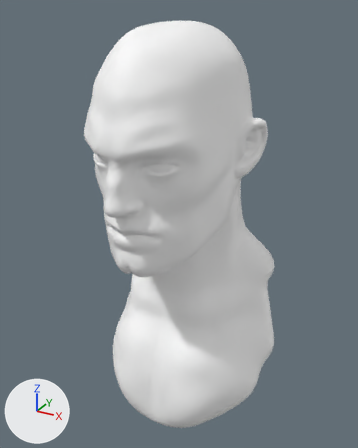
The FBX model 3DANI/Assets/Ex/man.fbx: old version first, new version second.
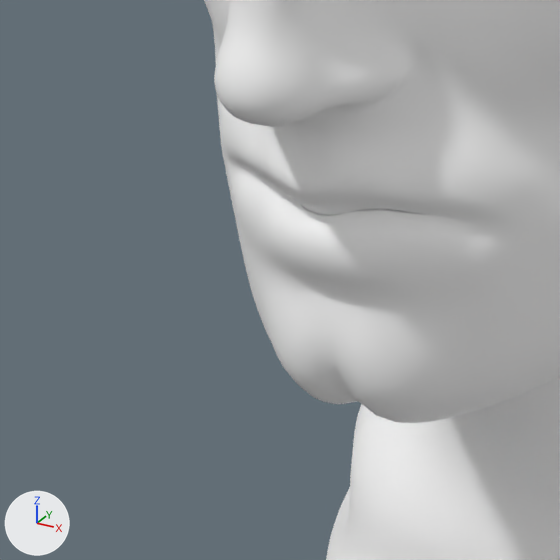
Each version is shown whole from a camera (50 mm lens) standing at (0.108, -0.25, 1.715) and looking at (-0.126, 0.174, 1.503), then close up on the part from 17% to 48% of the width and 43% to 68% of the height. The axes (+X, +Y, +Z) are drawn at lower left. The lights are the same throughout.

Before the edit, the objects in view are built like this:
```python
me_mesh = bpy.data.meshes.new('Mesh')
me_mesh.from_pydata(...)  # 11645 vertices, 11624 faces; spans x -10.1..10.1, y -14.9..7.5, z 126.8..170.2
me_mesh.materials.append(mat_material__38)  # its picture is missing
ob_head = bpy.data.objects.new('Head', me_mesh)
ob_head.location = (-0.1256, 0.2016, 0.0005)
ob_head.scale = (0.01, 0.01, 0.01)
```
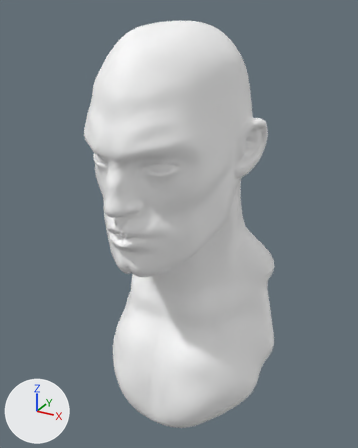
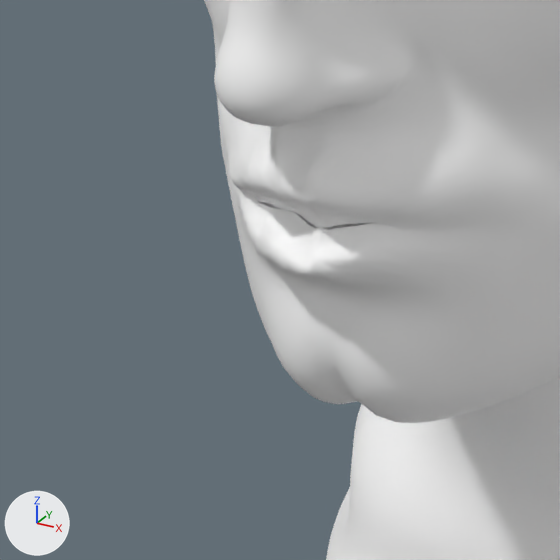
The newer file adds a shape key; the second version is drawn at full value of the shape key 'mouthPucker' of 'Head', and the change is written as the vertex moves it makes.

Boxes [x1, y1, x2, y2] around the edits, measured in the close-ups (560 x 560 px; the box of a moved part takes in the faces that stretch with it):
part 1 of me_mesh, moved or reshaped: [220, 106, 531, 305] in both

What the commit changed:
me_mesh has 11645 vertices, 11624 faces and spans x -10.1..10.1, y -14.9..7.5, z 126.8..170.2.
me_mesh is used by ob_head; location (-0.1256, 0.2016, 0.0005); scale (0.01, 0.01, 0.01).
me_mesh part 1: 439 of 11645 vertices moved; they spanned x -3.0..3.2, y -13.2..-11.2, z 151.6..154.8 and now span x -2.9..3.1, y -13.8..-11.2, z 151.6..154.8; mean shift (0.0, -0.6, 0.0); largest move (-1.7, -12.3, 152.7) -> (-0.9, -13.4, 152.7).
